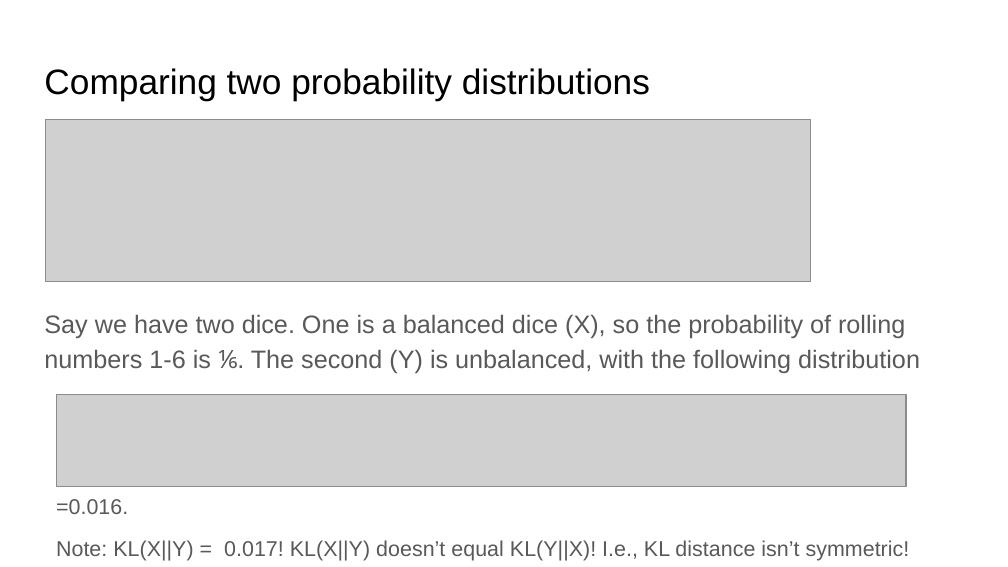
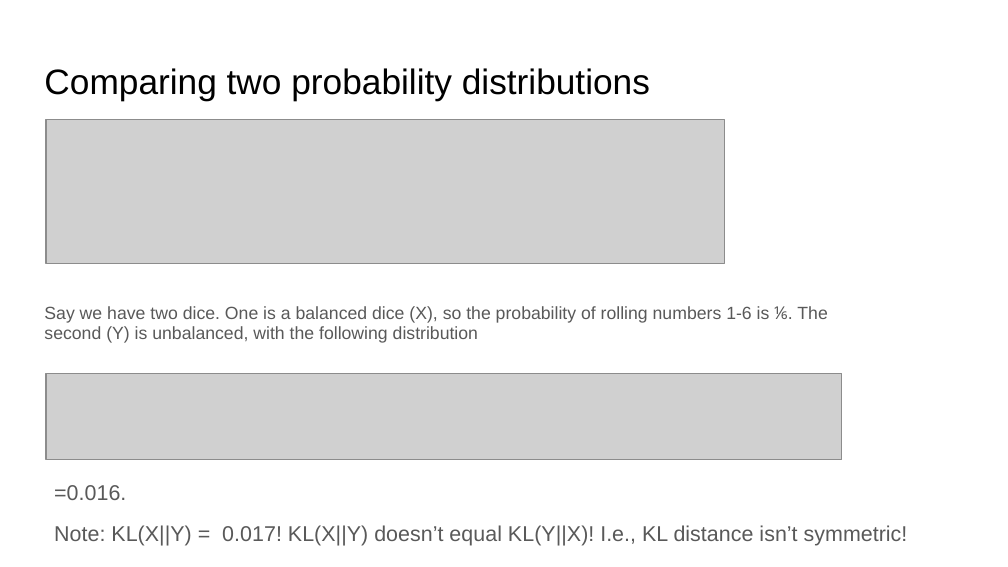
Before and after one commit to ankur6ue/deep-learning-course, a slide deck: slide 25 of Module 1/class_1.6/deep_learning_course_class_1.6.pptx. Drawn at 1008x567 pixels with LibreOffice and Linux fonts; fonts in the diff are those of the drawing; grey boxes stand for pictures. Boxes give left, top, right and bottom in pixels: in the first picture for what was removed or moved away, otherwise in the second. Text is boxed around its words. In the diff, an @@ line names an element or a change of style, - is before the commit and + after.

```diff
--- a/Module 1/class_1.6/deep_learning_course_class_1.6.pptx
+++ b/Module 1/class_1.6/deep_learning_course_class_1.6.pptx
@@ picture: place and size @@
-picture at (46, 120, 810, 281)
+picture at (46, 120, 725, 263)
@@ text "Say we have two dice. ..." at (44, 306, 827, 343): size 18 to 12.6 pt; line spacing 1.15 to 0.95 @@
@@ picture: place and size @@
-picture at (56, 395, 906, 488)
+picture at (46, 373, 842, 460)
@@ text "=0.016.": place and size @@
-text "=0.016." at (56, 499, 910, 561)
+text "=0.016." at (54, 485, 908, 546)
```
Also in this commit, not shown: 5 other slides changed, 1 other file.
